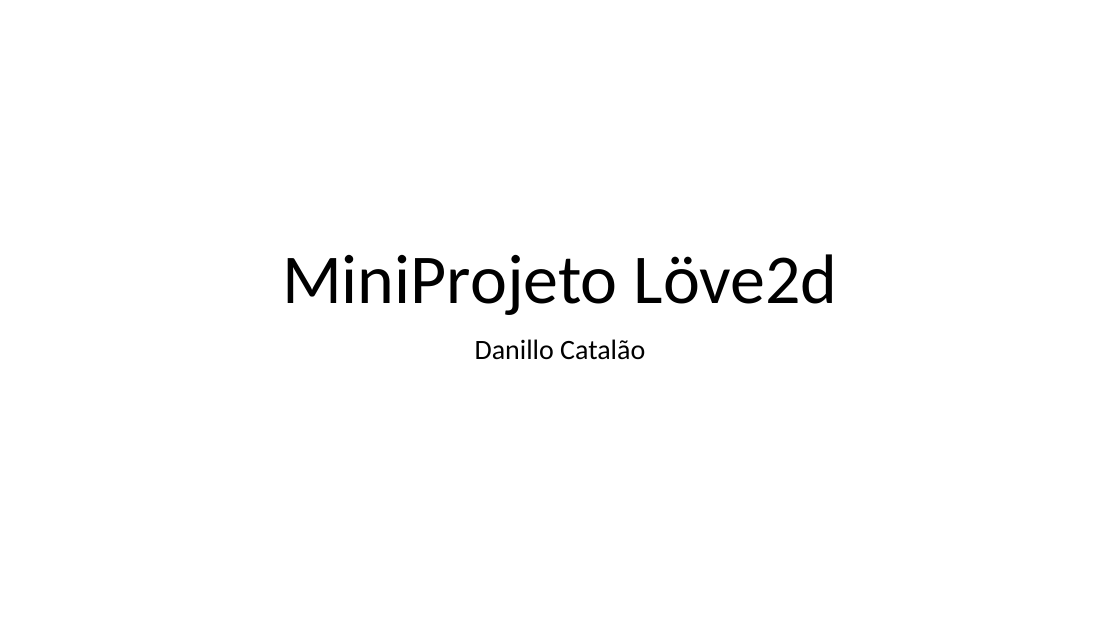
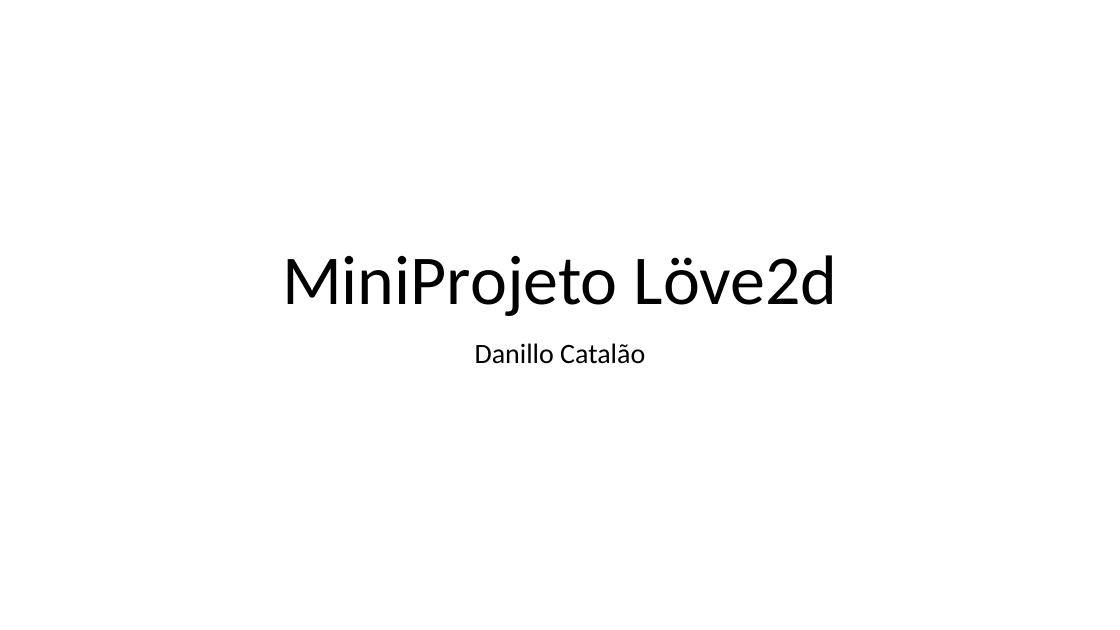
Before and after one commit to DanilloCatalao/ReactiveSystems, a slide deck: slide 1 of Miniprojeto2/MiniProjeto Löve2d.pptx. Drawn at 1120x630 pixels with LibreOffice and Linux fonts; fonts in the diff are those of the drawing. Boxes give left, top, right and bottom in pixels: in the first picture for what was removed or moved away, otherwise in the second. Text is boxed around its words. In the diff, an @@ line names an element or a change of style, - is before the commit and + after.

```diff
--- a/Miniprojeto2/MiniProjeto Löve2d.pptx
+++ b/Miniprojeto2/MiniProjeto Löve2d.pptx
@@ text "Danillo Catalão" at (x1=475, y1=343, x2=645, y2=364): line spacing 0.9 to 1 @@
```
Also in this commit, not shown: 1 other slide changed, 2 slides added, 2 slides removed, 1 other file.
